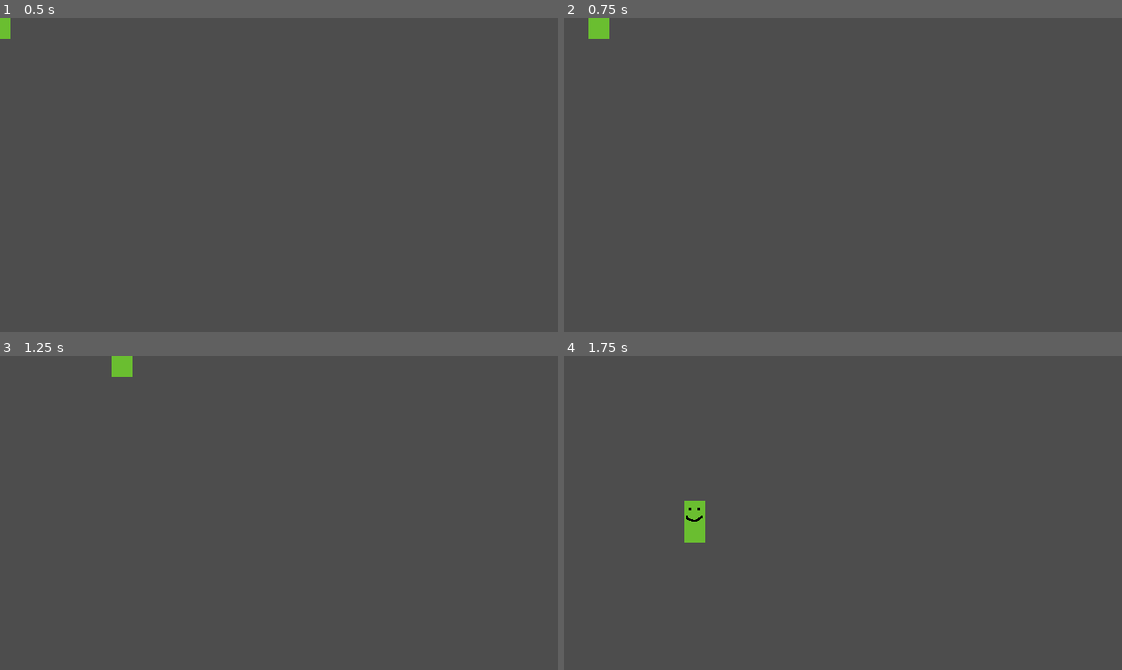
Above: before the commit, frames 1-4 (two rows, left to right).
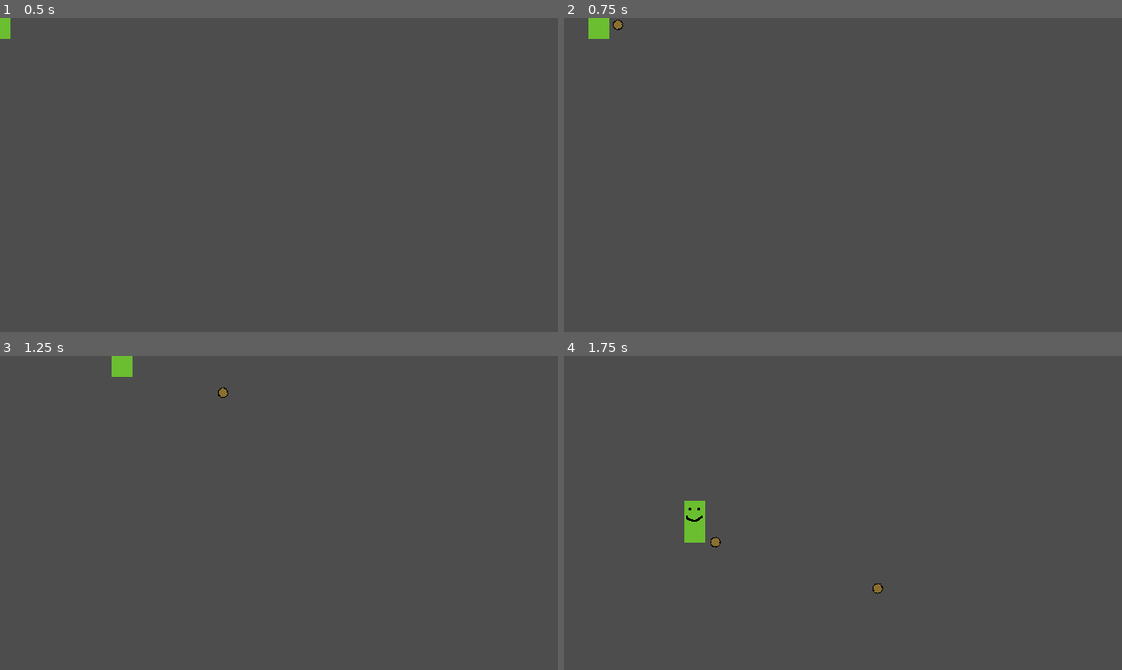
Above: after the commit, the same moments.

Repository: HuskyGameDev/2025f-team5
Game: Godot game, scene res://Game/player.tscn
Two runs of this game, one before a commit and one after it. Both use one fixed random seed, a clock stepped at 60 frames per second and the inputs below. This scene is started directly instead of the project's main scene.
Inputs (mouse positions are in pixels of both pictures, inside the frame that each line leads up to):
- Up to frame 1 (0.5 s): no input
- Up to frame 2 (0.75 s): tap Enter at 0.5 s; move the mouse to (965, 159) at 0.52 s; hold D (Right) from 0.53 s (still down); click (965, 159) at 0.6 s
- Up to frame 3 (1.25 s): keep holding D (Right)
- Up to frame 4 (1.75 s): move the mouse to (731, 528) at 1.27 s; release D (Right) at 1.28 s; hold S (Down) from 1.28 s (still down); tap Space (Dash) at 1.35 s; click (731, 528) at 1.55 s

Frame 1 is identical in both runs. In frame 2, less than 0.1% of the frame differs, in the area x 8-11%, y 0-4%; in frame 3, less than 0.1%; in frame 4, 0.1%, in the area x 26-58%, y 57-76%.

Commit message:
feat: player shooting
Implemented basic player shooting functionality. Will need to be changed once player/enemy bullet systems are implemented.

Diff:
--- a/Game/player.gd
+++ b/Game/player.gd
@@ -1,9 +1,15 @@
 extends CharacterBody2D
 
-@export var health = 5
-@export var speed = 200
+@export var health : int = 5
+@export var speed : int = 200
+@export var shootspeed : int = 200
+@export var shoot_range : float = 2.0
+@export var damage : int = 10
+@export var firerate : float = 0.5
+
 var can_move = true
 var can_dash = true
+var can_shoot = true
 
 # Handles moving the character around
 func _physics_process(delta: float) -> void:
@@ -25,6 +31,15 @@
 
 	move_and_slide()
 
+func _process(delta: float) -> void:
+	if Input.is_action_just_pressed("PrimaryAction") && can_shoot:
+		var shot = Bullet.new_bullet(shootspeed, get_global_mouse_position(), shoot_range, damage)
+		add_child(shot)
+		shot.fire()
+		can_shoot = false
+		get_tree().create_timer(firerate).timeout.connect(shot_reset)
+
+
 # Called when a dash ends, allows the player to control movement again
 func end_dash():
 	can_move = true;
@@ -42,3 +57,6 @@
 		can_move = false;
 		$AliveSprite.visible = not $AliveSprite.visible
 		$DeadSprite.visible = not $DeadSprite.visible
+
+func shot_reset():
+	can_shoot = true
--- a/Scripts/bullet.gd
+++ b/Scripts/bullet.gd
@@ -22,7 +22,7 @@
 	bullet_instance.speed = speed
 	bullet_instance.lifetime = lifetime
 	bullet_instance.damage = damage
-	bullet_instance.direciton = direction
+	bullet_instance.direction = direction
 	return bullet_instance
 
 func fire() -> void:
